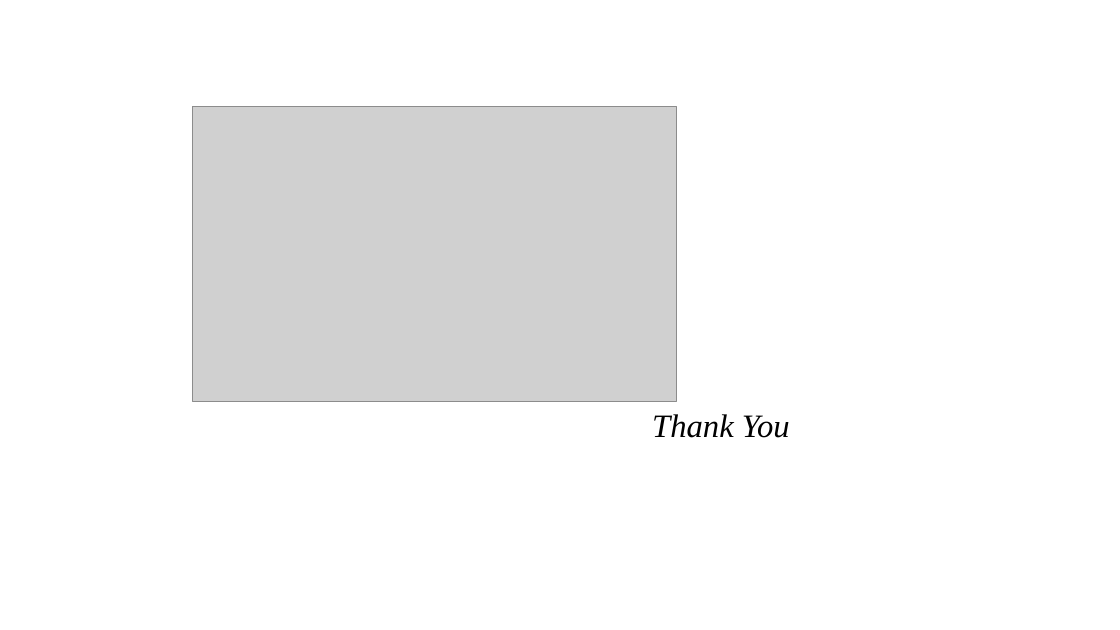
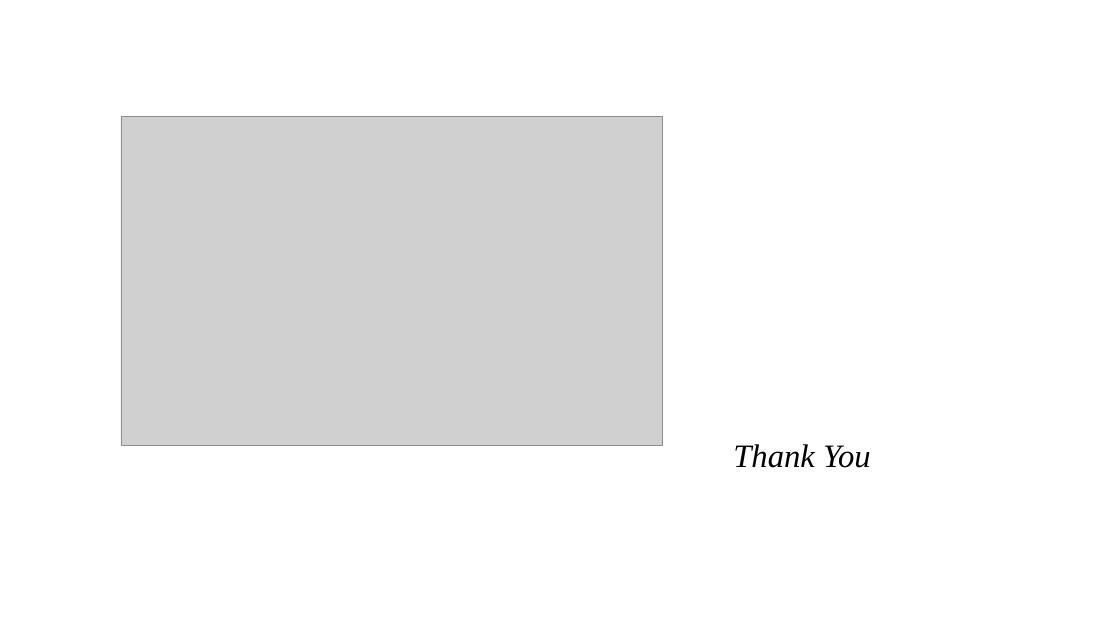
Before and after one commit to adisarip/FBAD, a slide deck: slide 25 of Project/AT/docs/Adaptive_Threshold_Presentation.pptx (slide 19 before the commit). Drawn at 1120x630 pixels with LibreOffice and Linux fonts; fonts in the diff are those of the drawing; grey boxes stand for pictures. Boxes give left, top, right and bottom in pixels: in the first picture for what was removed or moved away, otherwise in the second. Text is boxed around its words. In the diff, an @@ line names an element or a change of style, - is before the commit and + after.

```diff
--- a/Project/AT/docs/Adaptive_Threshold_Presentation.pptx
+++ b/Project/AT/docs/Adaptive_Threshold_Presentation.pptx
@@ picture: place and size @@
-picture at <box>192,107,677,402</box>
+picture at <box>121,116,663,445</box>
@@ text "Thank You": place and size @@
-text "Thank You" at <box>652,414,790,438</box>
+text "Thank You" at <box>733,444,871,468</box>
```
Also in this commit, not shown: 1 other slide changed, 6 slides added, 2 other files.
